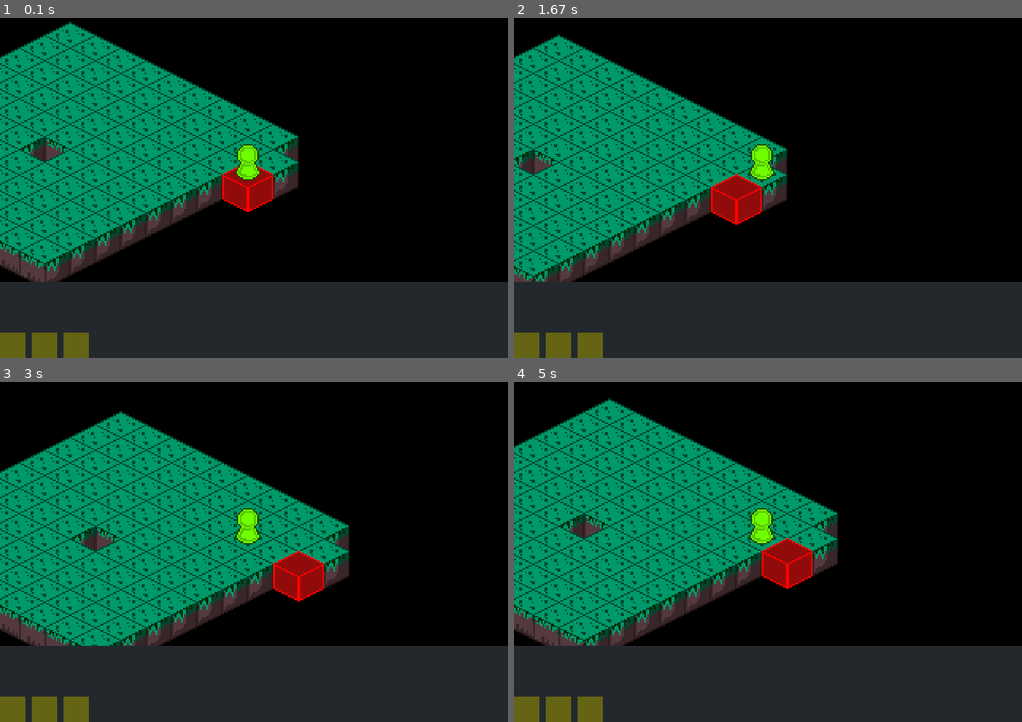
Above: before the commit, frames 1-4 (two rows, left to right).
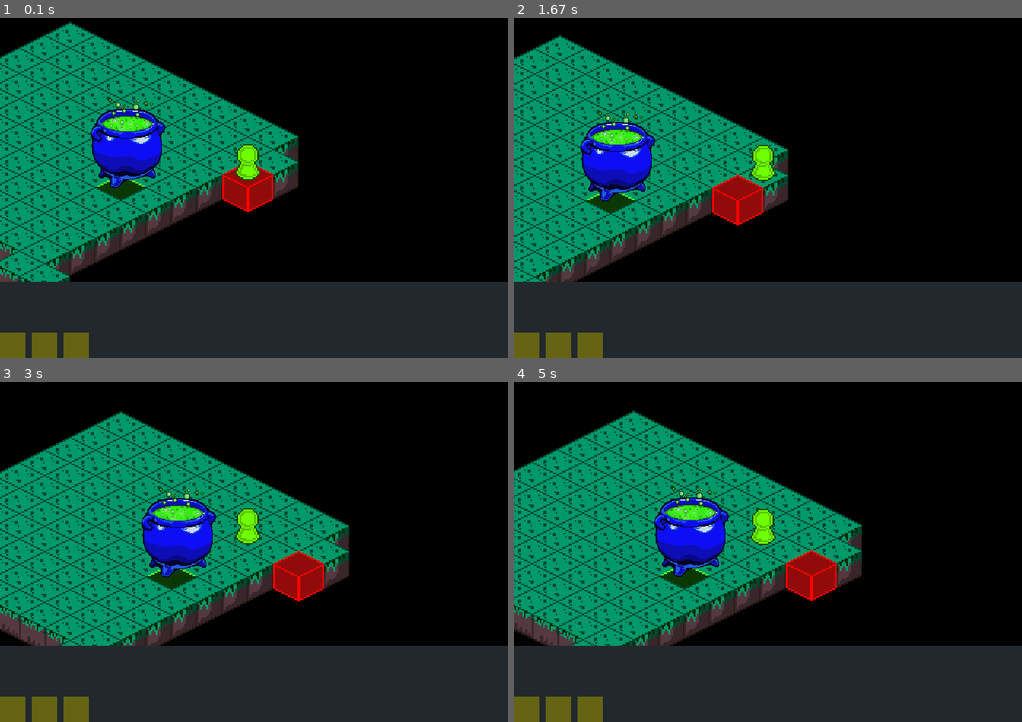
Above: after the commit, the same moments.

Repository: Dakhota-R/Pygame-Crapoli
Game: pygame game, started from NewGame ++/main.py
Two runs of this game, one before a commit and one after it. Both use one fixed random seed, a clock stepped at 60 frames per second and the inputs below.
Inputs:
- Up to frame 1 (0.1 s): no input
- Up to frame 2 (1.67 s): hold D 0.33-0.8 s; hold W 0.83-1.13 s; hold D 1.17-1.63 s
- Up to frame 3 (3 s): hold A 1.67-2.2 s; hold S 2.23-2.53 s; hold A 2.57-2.97 s
- Up to frame 4 (5 s): hold W 3-3.37 s; hold D 3.4-4.03 s; hold S 4.07-4.43 s; hold A 4.47-4.93 s; hold D from 4.97 s (still down)

The runs differ from the first frame. In frame 1, 4.0% of the frame differs, in the area x 0-33%, y 23-78%; in frame 2, 9.0%; in frame 3, 3.3%; in frame 4, 17%, in the area x 0-69%, y 4-78%.

Commit message:
feat/add-animated-movement
changing tiles is now animated instead of instant

Diff:
--- a/NewGame ++/main.py
+++ b/NewGame ++/main.py
@@ -30,11 +30,10 @@
 screen = pygame.display.set_mode((SCREEN_WIDTH, SCREEN_HEIGHT))
 clock = pygame.time.Clock()
 
+cauldron_sprite = [pygame.transform.scale(pygame.image.load("assets\cauldron_transparent.png"), (160,160))]
 player_animations = [pygame.transform.scale(pygame.image.load("assets\greenpawnguy.png").convert_alpha(), (80,80))]
-ground_tiles = [pygame.transform.scale(pygame.image.load(f"assets\iso_tiles_{i}.png"), (80,80)) for i in range(4)]
+ground_tiles = [pygame.transform.scale(pygame.image.load(f"assets\iso_tiles_{i}.png"), (80,80)) for i in range(5)]
 tree = pygame.transform.scale(pygame.image.load("tree.png"), (50,50))
-
-camera_pos = [0, 0]
 
 class Inventory(pygame.sprite.Sprite):
     def __init__(self, screen):
@@ -86,14 +85,18 @@
         self.row = 0
         self.column = 0
 
+        self.is_moving = False
+
+        self.target_pos = (0,0)
+
         self.collide_box = self.rect.inflate(2,2)
 
     def changeTile(self, tile_list, row_increment, column_increment):
         target_column = self.column + column_increment
         target_row = self.row + row_increment
         for tile in tile_list:
-            print(target_column)
-            if tile.column == target_column and tile.row == target_row and tile.tile_index == 1:
+            #print(target_column)
+            if tile.column == target_column and tile.row == target_row and tile.tile_index == 1 and tile.is_walkable == True:
                 self.column = tile.column
                 self.row = tile.row
                 target_rect = tile.rect
@@ -101,9 +104,26 @@
                 #self.rect.x = tile.rect.x
                 #self.rect.y = tile.rect.y - 40
 
-    def animateMove(self, target_rect):
-        self.rect.x = target_rect.x
-        self.rect.y = target_rect.y - 40
+
+    def animateMove(self):
+        if self.is_moving:
+            player_pos = pygame.math.Vector2(self.rect.x, self.rect.y)
+            new_pos = pygame.math.Vector2.move_towards(player_pos, self.target_pos, 2)
+            self.rect.x = new_pos.x
+            self.rect.y = new_pos.y
+            if self.rect.x == self.target_pos[0] and self.rect.y == self.target_pos[1]:
+                pass
+
+
+    def getTargetPos(self, target_rect):
+        self.target_pos = target_rect.x, target_rect.y - 40
+
+
+        #self.rect.x = target_rect.x
+        #self.rect.y = target_rect.y - 40
+
+
+
 
     def move(self, camera_pos, tile_list, wall_list, dx, dy):
         self.collide_box.center = self.rect.center
@@ -115,22 +135,22 @@
         if dx == 1:
             target_rect = self.changeTile(tile_list, 0, 1)
             if target_rect:
-                self.animateMove(target_rect)
+                self.getTargetPos(target_rect)
             dx = 0
         elif dy == 1:
             target_rect = self.changeTile(tile_list, 1, 0)
             if target_rect:
-                self.animateMove(target_rect)
+                self.getTargetPos(target_rect)
             dy = 0
         elif dx == -1:
             target_rect = self.changeTile(tile_list, 0, -1)
             if target_rect:
-                self.animateMove(target_rect)
+                self.getTargetPos(target_rect)
             dx = 0
         elif dy == -1:
             target_rect = self.changeTile(tile_list, -1, 0)
             if target_rect:
-                self.animateMove(target_rect)
+                self.getTargetPos(target_rect)
             dx = 0
 
 
@@ -138,13 +158,16 @@
         camera_pos_y = -self.rect.y + ((SCREEN_HEIGHT / 2) - self.height)
 
         if target_rect:
-            self.animateMove(target_rect)
+            self.getTargetPos(target_rect)
 
 
         return [camera_pos_x, camera_pos_y], dx, dy
 
+    def update(self):
+        self.animateMove()
 
     def draw(self, world):
+        self.update()
         world.blit(self.image, self.rect)
 
 class Ground(pygame.sprite.Sprite):
@@ -163,41 +186,10 @@
         self.rect.x = self.x
         self.rect.y = self.y
 
+        self.is_walkable = True
+
     def draw(self, world):
         world.blit(self.ground_image, self.rect)
-
-class Enemy(pygame.sprite.Sprite):
-    def __init__(self, screen):
-        self.width = 40
-        self.height = 40
-
-        self.image = pygame.Surface((self.width, self.height))
-        self.image.fill(pygame.Color(79,33,2))
-
-        self.rect = self.image.get_rect()
-
-        self.screen = screen
-
-        self.x = 300
-        self.y = 300
-        self.rect.x = self.x
-        self.rect.y = self.y
-
-    def draw(self):
-        self.screen.blit(self.image, self.rect)
-
-class Tree(pygame.sprite.Sprite):
-    def __init__(self, screen):
-        self.image = tree
-        self.rect = self.image.get_rect()
-        self.screen = screen
-        self.x = 300
-        self.y = 300
-        self.rect.x = self.x
-        self.rect.y = self.y
-
-    def draw(self):
-        self.screen.blit(self.image, self.rect)
 
 class Wall(pygame.sprite.Sprite):
     def __init__(self, world, tile_x, tile_y):
@@ -214,12 +206,35 @@
     def draw(self):
         self.world.blit(self.image, self.rect)
 
-
+class Cauldron(pygame.sprite.Sprite):
+    def __init__(self, screen):
+        self.screen = screen
+
+        self.image = cauldron_sprite[0]
+        self.rect = self.image.get_rect()
+
+        self.rect.x = 0
+        self.rect.y = 0
+
+        self.spawned = False
+
+        self.row = 0
+        self.column = 0
+
+    def draw(self, tile_list):
+        for tile in tile_list:
+            if tile.row == self.row - 1 and tile.column == self.column:
+                tile.is_walkable = False
+            if tile.row == self.row and tile.column == self.column - 1:
+                tile.is_walkable = False
+            if tile.row == self.row - 1 and tile.column == self.column - 1:
+                tile.is_walkable = False
+        #print(self.row, self.column)
+        self.screen.blit(self.image, self.rect)
 
 
 inventory = Inventory(screen)
-enemy = Enemy(screen)
-tree = Tree(screen)
+
 
 
 items_group = []
@@ -238,12 +253,12 @@
     [1, 1, 1, 1, 1, 1, 1, 1, 1, 1],
     [1, 1, 1, 1, 1, 1, 1, 1, 1, 1],
     [1, 1, 1, 1, 1, 1, 1, 1, 1, 1],
-    [1, 1, 1, 1, 1, 0, 1, 1, 1, 1],
-    [1, 1, 1, 1, 1, 1, 1, 1, 1, 1],
-    [1, 1, 1, 1, 1, 1, 1, 1, 1, 1],
-    [1, 1, 1, 1, 1, 1, 1, 1, 1, 1],
-    [1, 1, 1, 1, 1, 1, 1, 1, 1, 1],
-    [0, 1, 2, 3, 0, 0, 0, 0, 0, 0]
+    [1, 1, 1, 1, 1, 1, 1, 1, 1, 1],
+    [1, 1, 1, 1, 1, 1, 1, 1, 1, 1],
+    [1, 1, 1, 1, 1, 1, 1, 1, 1, 1],
+    [1, 1, 1, 1, 1, 3, 1, 1, 1, 1],
+    [1, 1, 1, 1, 1, 1, 1, 1, 1, 1, 1],
+    [0, 1, 2, 4, 0, 0, 0, 0, 0, 0, 1]
          ]
 #===================================
 
@@ -267,26 +282,32 @@
 # Main function
 def Main(screen, clock):
     game_started = False
+    cauldron_spawned = False
     world = pygame.Surface((len(level[0]) * 500, len(level) * 500))
 
+    cauldron = Cauldron(world)
+
     player = Player(screen)
-    camera_pos = ()
 
     moving_left = False
     moving_right = False
     moving_up = False
     moving_down = False
 
+    camera_pos = [0, 0]
+
 
     ground_group = []
     wall_group = []
     for row_index, row in enumerate(level):
         for tile_index, tile in enumerate(row):
-            if tile != 3:
+            if tile == 2 or 3:
                 ground = Ground(tile, 600  + (row_index + 1) * tile_offset_1 - (tile_index + 1) * tile_offset_1,
                                     100 + (row_index + 1) * tile_offset_2 + (tile_index + 1) * tile_offset_2)
                 ground.row = row_index
                 ground.column = tile_index
+                if tile == 3:
+                    ground.is_walkable = False
                 ground_group.append(ground)
             elif tile == 3:
                 pass
@@ -313,12 +334,16 @@
             if event.type == pygame.KEYDOWN:
                 if event.key == pygame.K_s:
                     dx = 1
+                    player.is_moving = True
                 if event.key == pygame.K_d:
                     dy = 1
+                    player.is_moving = True
                 if event.key == pygame.K_a:
                     dy = -1
+                    player.is_moving = True
                 if event.key == pygame.K_w:
                     dx = -1
+                    player.is_moving = True
 
         # draw world tiles
         for tile in ground_group:
@@ -329,11 +354,22 @@
                     player.rect.x, player.rect.y = tile.x, tile.y - 40
                     player.row = tile.row
                     player.column = tile.column
-                    camera_pos = (player.x - 50, player.y - 100)
+                    camera_pos = [player.x - 50, player.y - 100]
                     game_started = True
-
+            # set cauldron pos
+            if tile.tile_index == 3:
+                if not cauldron_spawned:
+                    cauldron.rect.x, cauldron.rect.y = tile.x - 30, tile.y - 130
+                    cauldron.row = tile.row
+                    cauldron.column = tile.column
+                    cauldron_spawned = True
+
+        # draw walls
         for wall in wall_group:
             wall.draw()
+
+
+        cauldron.draw(ground_group)
 
 
         camera_pos, dx, dy = player.move(camera_pos, ground_group, wall_group, dx, dy)
Binary file added: NewGame ++/assets/cauldron_transparent.png
Binary file changed: NewGame ++/assets/iso_tiles_3.png
